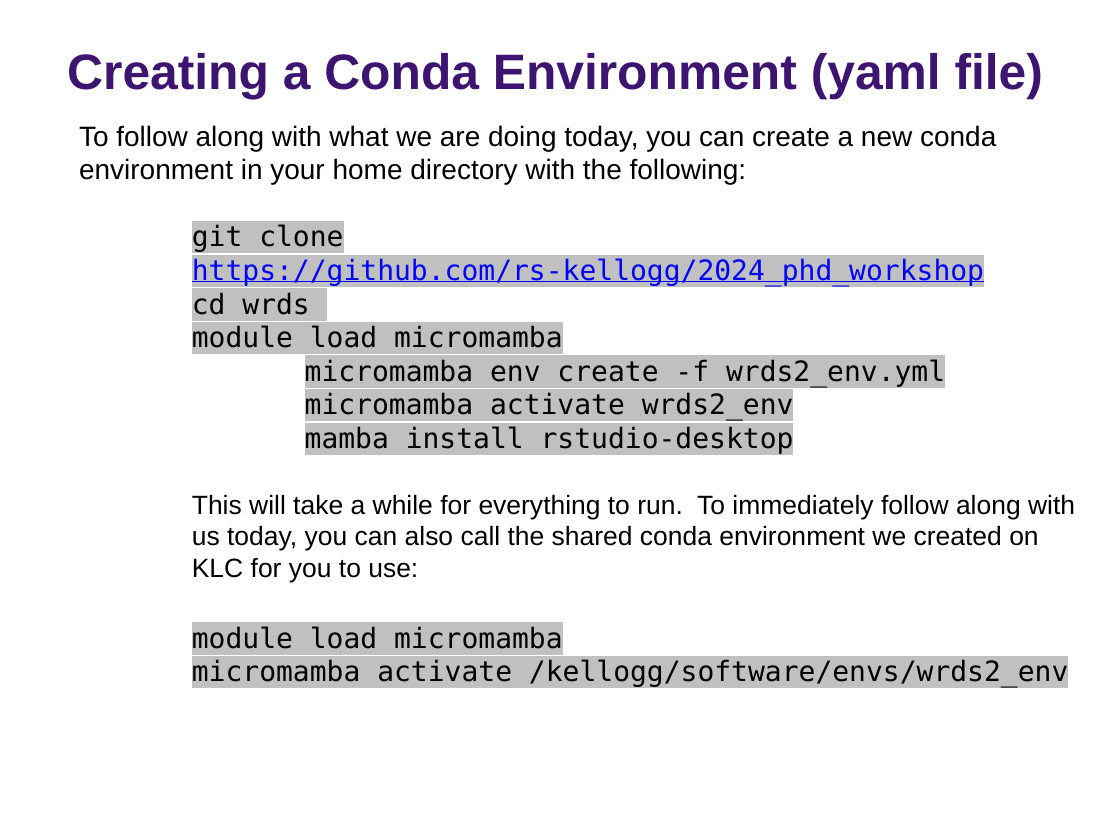
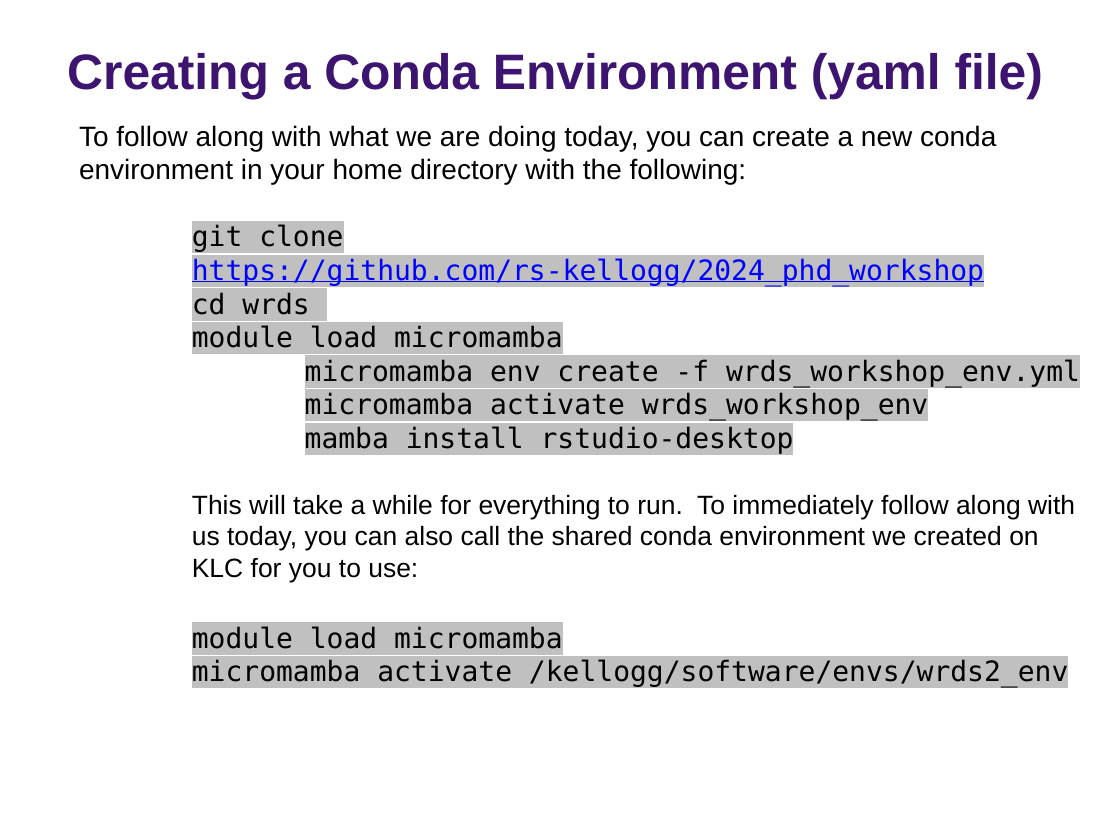
Before and after one commit to rs-kellogg/2024_phd_workshop, a slide deck: slide 3 of wrds/WRDS_Conda_Env.pptx. Drawn at 1120x840 pixels with LibreOffice and Linux fonts; fonts in the diff are those of the drawing; background and template pictures are left out. Boxes give left, top, right and bottom in pixels: in the first picture for what was removed or moved away, otherwise in the second. Text is boxed around its words. In the diff, an @@ line names an element or a change of style, - is before the commit and + after.

```diff
--- a/wrds/WRDS_Conda_Env.pptx
+++ b/wrds/WRDS_Conda_Env.pptx
@@ text at [305, 359, 1080, 421]: text changed @@
-        micromamba env create -f wrds2_env.yml
-        micromamba activate wrds2_env
+        micromamba env create -f wrds_workshop_env.yml
+        micromamba activate wrds_workshop_env
```
